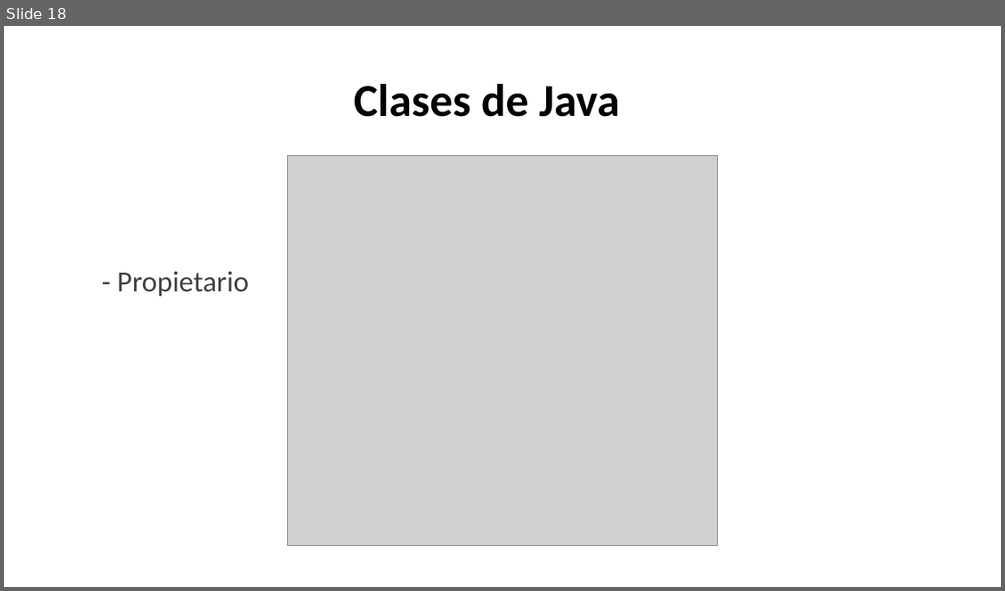
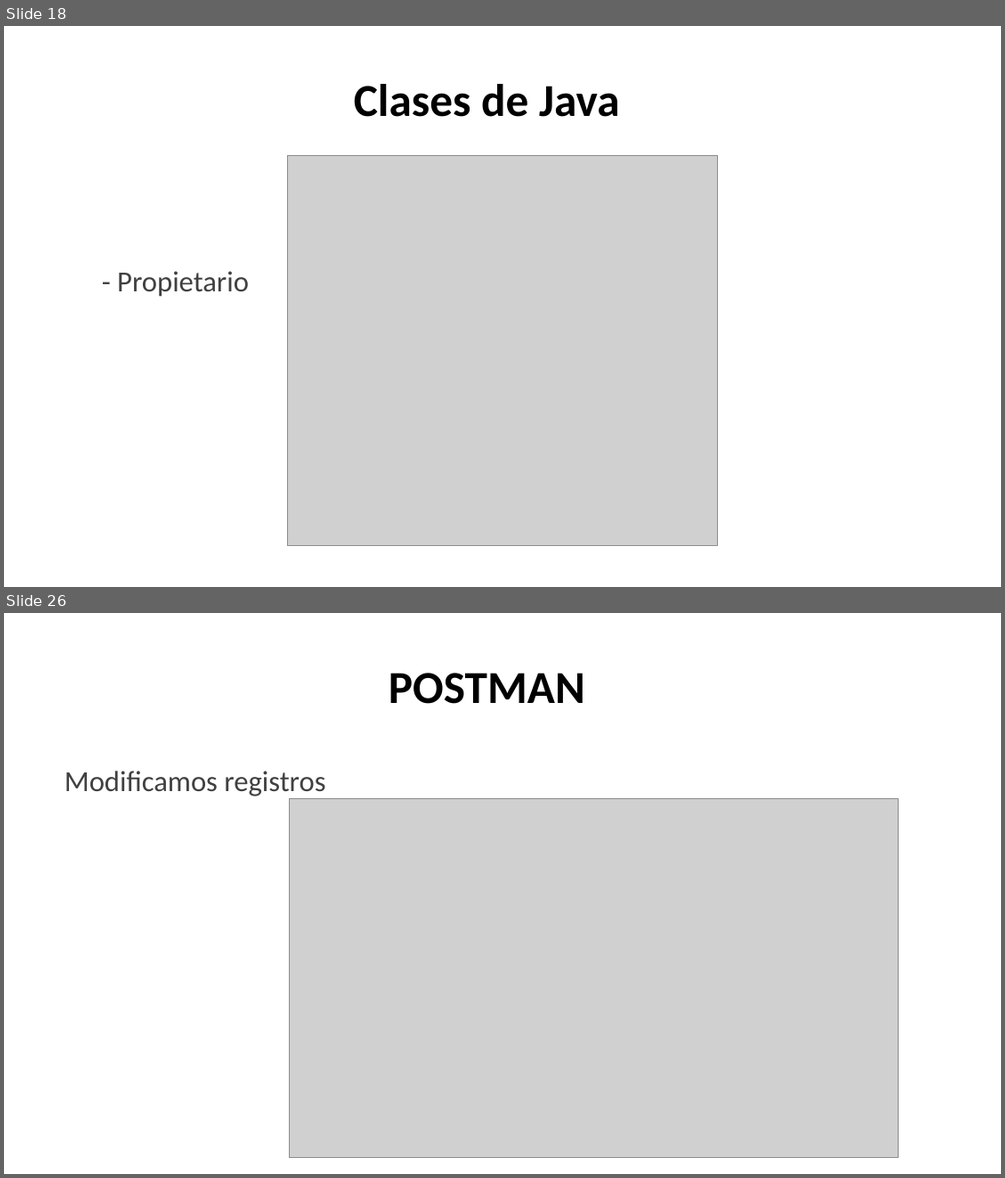
Before and after one commit to Peypa0512/Proyecto_Final, a slide deck: Presentación proyecto.pptx. Shown one above the other, each under a label of ours: slide 18 before the commit, slides 18 and 26 after it; the slides between them are not shown. The pictures are 1005x591 and 1005x1178 pixels, drawn with LibreOffice and Linux fonts; fonts in the diff are those of the drawing; grey boxes stand for pictures. Boxes give left, top, right and bottom in pixels: in the first picture for what was removed or moved away, otherwise in the second. Text is boxed around its words. In the diff, an @@ line names an element or a change of style, - is before the commit and + after.

```diff
--- a/Presentación proyecto.pptx
+++ b/Presentación proyecto.pptx
@@ slide 26 added at [4,613,1001,1174], background #FFFFFF @@
@@ title added at [388,673,585,704], 44 pt, text #000000, bold @@
+POSTMAN
@@ text added at [65,771,325,796], 28 pt, text #404040 @@
+Modificamos registros
@@ picture added at [289,798,898,1158] @@
```
Also in this commit, not shown: 2 slides changed, 9 other slides added, 11 other files.
